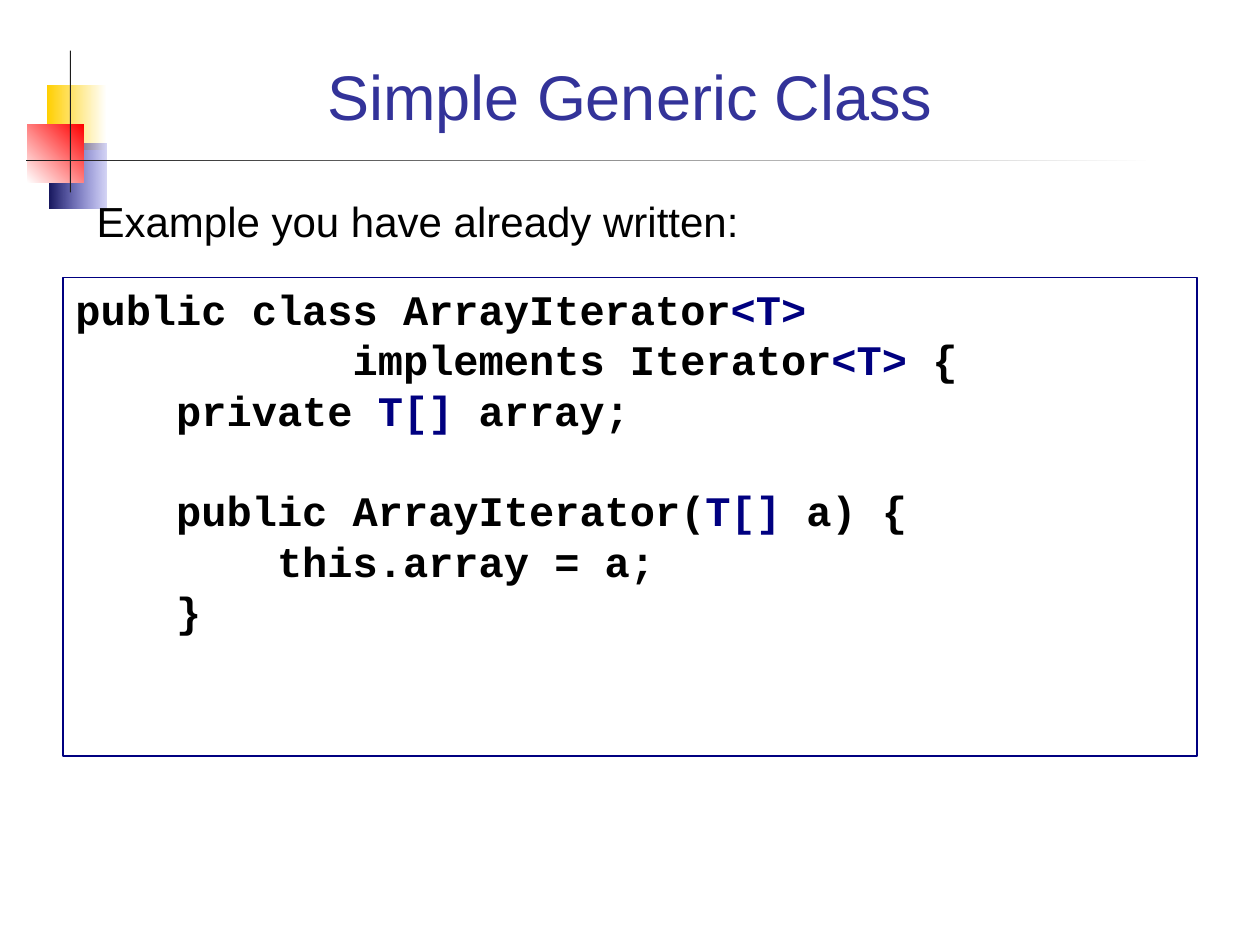
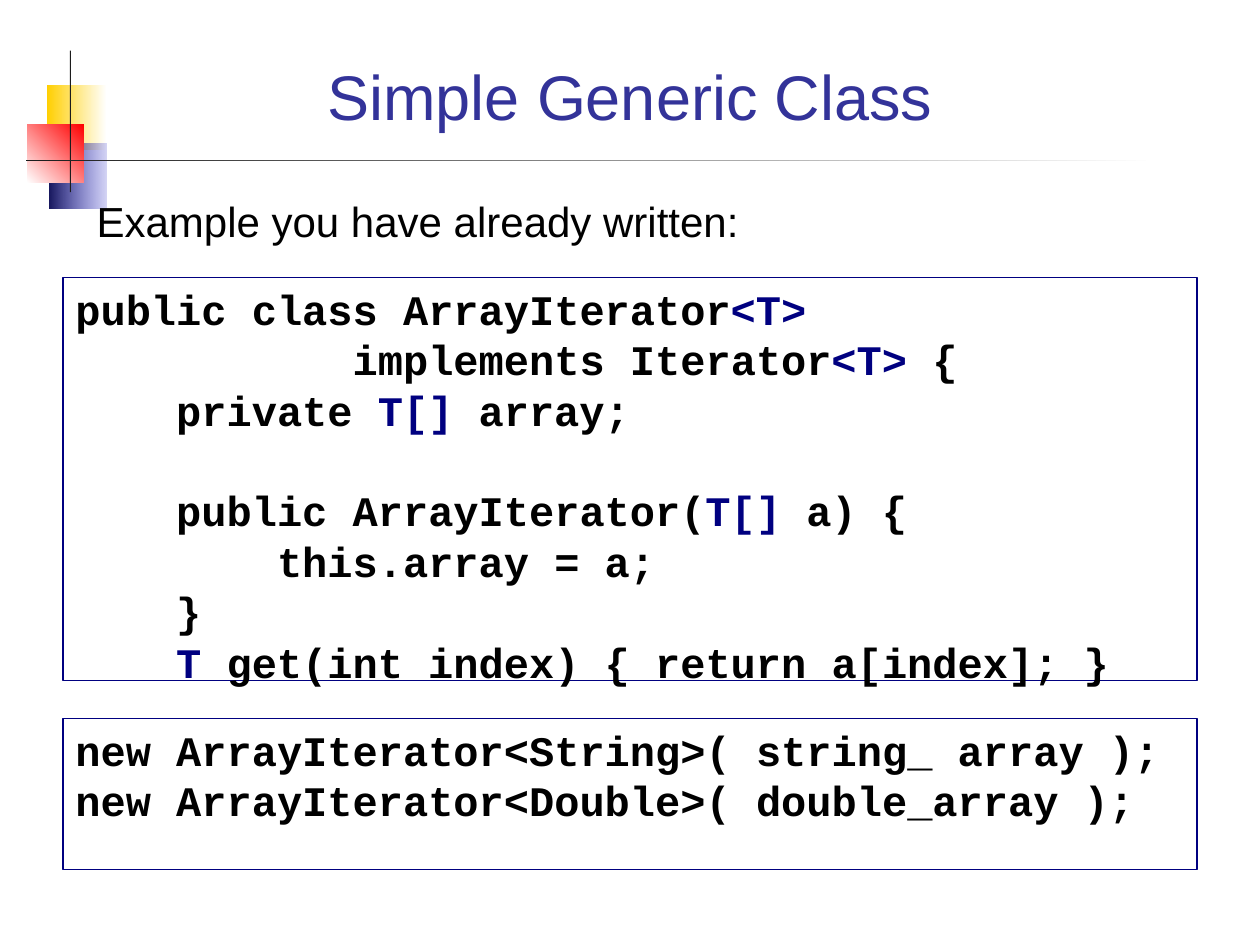
Before and after one commit to skeoop/skeoop.github.io, a slide deck: slide 3 of week14/Generics.ppt. Drawn at 1260x945 pixels with LibreOffice and Linux fonts; fonts in the diff are those of the drawing. Boxes give left, top, right and bottom in pixels: in the first picture for what was removed or moved away, otherwise in the second. Text is boxed around its words. In the diff, an @@ line names an element or a change of style, - is before the commit and + after.

```diff
--- a/week14/Generics.ppt
+++ b/week14/Generics.ppt
@@ rectangle "public class ArrayIterator<T>": place and size @@
-rectangle "public class ArrayIterator<T>" at <box>63,277,1197,756</box>
+rectangle "public class ArrayIterator<T>" at <box>63,277,1197,680</box>
@@ text in rectangle at <box>176,647,1059,687</box>: paragraph added @@
+T get(int index) { return a[index]; }
@@ rectangle added at <box>63,718,1197,869</box>, outline #000080 0.74 pt, 24 pt, text #000000, bold @@
+new ArrayIterator<String>( string_ array );
+new ArrayIterator<Double>( double_array );
```
Also in this commit, not shown: 3 other slides changed, 9 other files.
